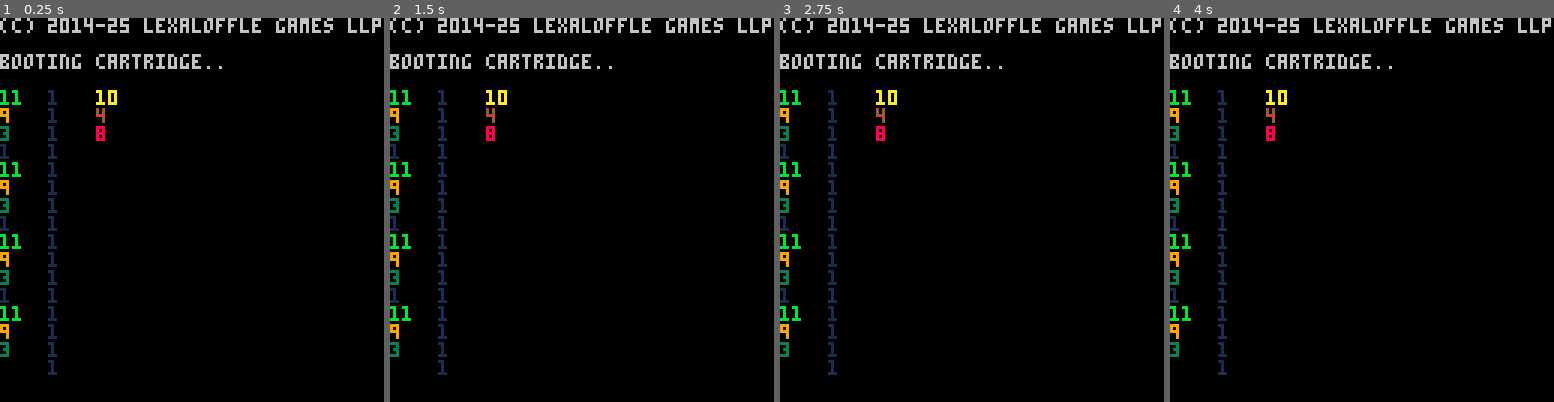
Above: before the commit, frames 1-4 (left to right).
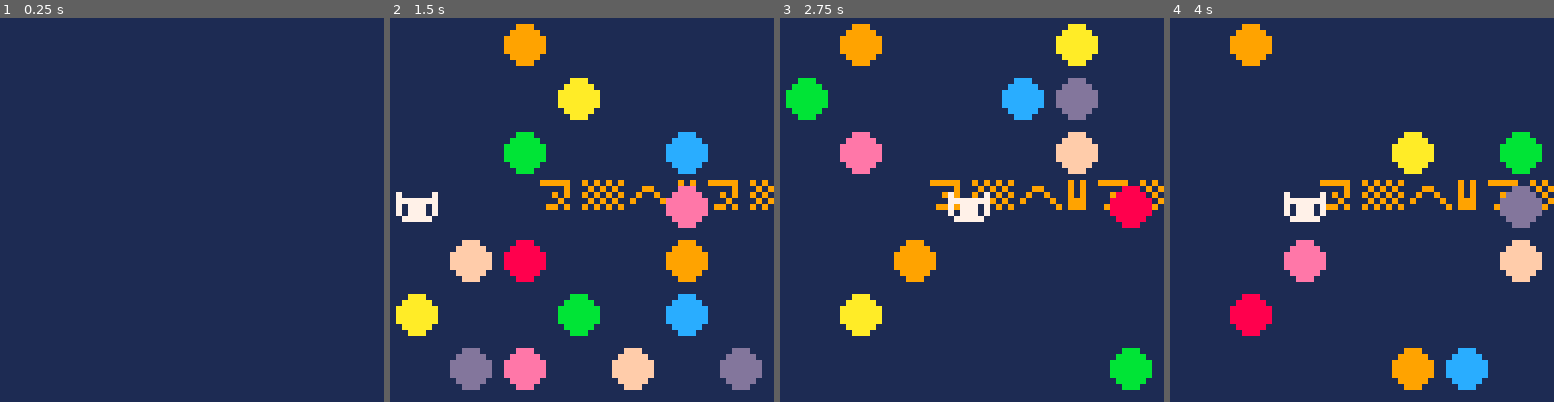
Above: after the commit, the same moments.

Repository: pancelor/bubble-cat
Game: PICO-8 cartridge min.p8
Two runs of this game, one before a commit and one after it. Both use one fixed random seed, a clock stepped at 60 frames per second and the inputs below.
Inputs:
- Up to frame 1 (0.25 s): no input
- Up to frame 2 (1.5 s): tap O (Z key) at 0.33, 0.7, 1.43 s; tap X (X key) at 1.07 s
- Up to frame 3 (2.75 s): hold Left 1.97-2.37 s; tap X (X key) at 2.07, 2.4, 2.73 s; tap O (Z key) at 2.22 s; hold Down from 2.42 s (still down)
- Up to frame 4 (4 s): release Down at 2.82 s; hold Right 2.87-3.53 s; tap X (X key) at 3.07, 3.4, 3.73 s; tap O (Z key) at 3.1, 3.98 s; hold Up from 3.58 s (still down)

The runs differ from the first frame. In frame 1, 99% of the frame differs, in the area x 0-100%, y 0-100%; in frame 2, 99%; in frame 3, 99%; in frame 4, 99%.

Commit message:
wip color

Diff:
--- a/min.lua
+++ b/min.lua
@@ -1,23 +1,27 @@
 pq"--"
 -- for i=0,15do if i^2%16==11 then pq(i,i^2) end end
-function xpq(a1,b1,c1)
- pq(a1,b1,c1)
+function xpq(a1,b1,c1,p)
+ pq(a1,b1,c1,"--",p)
  a1\=1
  b1\=1
  c1\=1
  ?"\f"..hex[a1]..a1.."\t\f"..hex[b1]..b1.."\t\f"..hex[c1]..c1
- if (a1==8 or a1==9) and b1==11 and c1==10 then pq("^^^") end
+ if (a1==8 or a1==9) and (b1==11 or b1==3) and c1==10 then pq("^^^\n^^^\n^^^\n^^^\n^^^\n^^^\n^^^\n^^^\n^^^\n^^^\n^^^\n^^^\n") end
 end
 function f(x,p)
- return ((x)^p)%16
+ return (x%p-6)%16
 end
 a="-5"b="+1"c="+10"
-for p in all{1,2,3,4,5,6,7,8,9,10,11,12,13,14,15,ˇ}do xpq(f(a,p),f(b,p),f(c,p)) end
+for p in all{1,2,3,4,5,6,7,8,9,10,11,12,13,14,15,ˇ}do xpq(f(a,p),f(b,p),f(c,p),p) end
 pq("goal: 8 11 10")
-stop()
+-- stop()
 
+-- ord(d)^♥
 -- d*-5
 -- d*11
+-- (d+9)^^9
+-- atan2(6,d)*12
+-- d%10-6
 
 poke(13-😐,3)sc=0sz=0fl={}rf=circfill
 ::g::bln,fc=0px=3py=3
@@ -35,7 +39,7 @@
 d=q and"-5"v=@(i+1)*9u=@i*9rf(u+4,v+4,3,i/2|8)
 if(py==v\9and @i==px)px,py,fc=ox,oy poke2(i,%bln)bln-=2d="+1"?"⁷i6v1d1"
 if(bln<1)q=1d="+10"?"⁷ceg4⁶4"
-if(d)add(fl,{d,u,v,ord(d)^♥})sz+=d
+if(d)add(fl,{d,u,v,d*11})sz+=d
 end
 for f in all(fl)do
 f[3]-=1?unpack(f)
